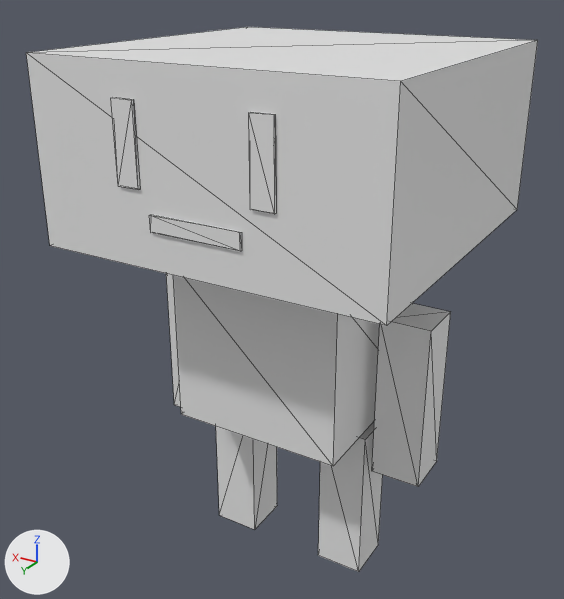
Two versions of the glTF model src/assets/chip.glb, one commit apart.
The view is the same before and after, from a 50 mm camera at (-1.69, 2.97, 2.82) aimed at (0.09, 0.01, 1.34). Every picture has the same lights, and +X, +Y and +Z are marked at lower left. Mesh edges are drawn as thin lines. Where no turn or scale is listed for an object, it has been applied to the vertices. Vertices at the same position are counted once.
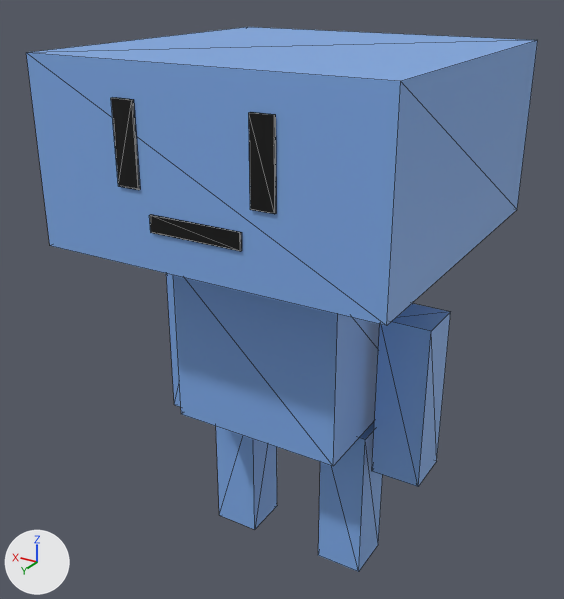
The newer file is also turned or shifted as a whole; pictures and numbers use the older file's frame.

Edits to the scene script, one JSON object a line:
```json
{"op": "add", "block": "mat_material_001", "code": ["mat_material_001 = principled_material('Material.001')", "mat_material_001.base_color = (0.0, 0.0, 0.0)  # black #000000"]}
{"op": "add", "block": "mat_material", "code": ["mat_material = principled_material('Material')", "mat_material.base_color = (0.211, 0.403, 0.8)  # blue #7faae7"]}
{"block": "me_cube_004", "where": "me_cube_004.from_pydata(...)  # 73 vertices, 110 faces; spans x -0.78..0.78, y -0.78..0.79, z -1.25..1.25"}
{"block": "me_cube_004", "where": "# used by ob_cube_004; location = (0.0, 0.0, 1.254)"}
{"block": "me_cube_004", "change": "me_cube_004 part 1: 72 of the faces centred in x -0.78..0.78, y -0.78..0.78, z -1.25..1.25 switch from no material to mat_material (blue #7faae7)"}
{"block": "me_cube_004", "change": "me_cube_004 part 2: 38 of the faces centred in x -0.35..0.35, y 0.78..0.79, z 0.63..1.12 switch from no material to mat_material_001 (black #000000)"}
```

Location of each change, [x1, y1, x2, y2] in pixels of the pictures (564 x 599 px):
```json
{"part": 1, "of": "me_cube_004", "change": "recoloured", "before": [26, 27, 538, 572], "after": [26, 27, 538, 572], "on screen": "grey to blue"}
{"part": 2, "of": "me_cube_004", "change": "recoloured", "before": [111, 97, 276, 251], "after": [111, 97, 276, 251], "on screen": "grey to black"}
```
